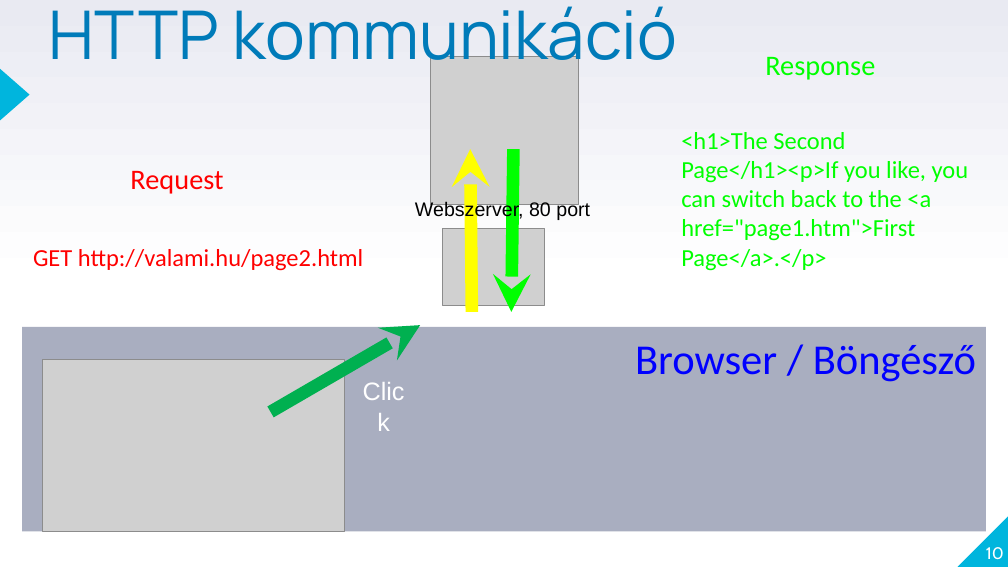
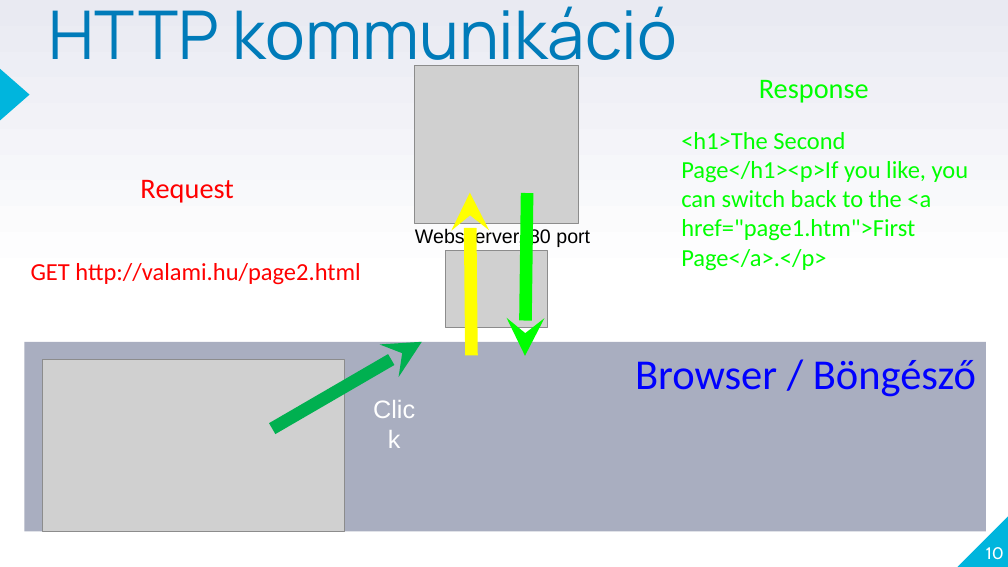
Before and after one commit to laszlofeher/phpalapok, a slide deck: slide 10 of 1Alkalom(6oras)/Php1_bevezeto.pptx. Drawn at 1008x567 pixels with LibreOffice and Linux fonts; fonts in the diff are those of the drawing; grey boxes stand for pictures. Boxes give left, top, right and bottom in pixels: in the first picture for what was removed or moved away, otherwise in the second. Text is boxed around its words. In the diff, an @@ line names an element or a change of style, - is before the commit and + after.

```diff
--- a/1Alkalom(6oras)/Php1_bevezeto.pptx
+++ b/1Alkalom(6oras)/Php1_bevezeto.pptx
@@ picture: place and size @@
-picture at (430,56,579,205)
+picture at (415,66,579,224)
@@ text "Response": place and size @@
-text "Response" at (765,57,875,80)
+text "Response" at (759,80,869,103)
@@ text "Request": place and size @@
-text "Request" at (130,171,223,194)
+text "Request" at (140,179,234,203)
@@ text "Request" at (140,179,234,203): alignment centre to left @@
@@ arrow moved from (470, 149) - (472, 311) to (470, 193) - (472, 356) @@
@@ arrow moved from (511, 311) - (513, 149) to (525, 356) - (527, 194) @@
@@ text "Webszerver, 80 port": place and size @@
-text "Webszerver, 80 port" at (415,200,590,220)
+text "Webszerver, 80 port" at (415,228,590,248)
@@ text "GET http://valami.hu/page2.html": place and size @@
-text "GET http://valami.hu/page2.html" at (33,249,363,271)
+text "GET http://valami.hu/page2.html" at (31,263,360,285)
@@ picture: place and size @@
-picture at (443,228,544,305)
+picture at (446,251,547,329)
@@ rectangle "Browser / Böngésző": place and size @@
-rectangle "Browser / Böngésző" at (22,327,986,531)
+rectangle "Browser / Böngésző" at (24,342,986,531)
@@ arrow moved from (420, 326) - (270, 412) to (421, 342) - (272, 428) @@
@@ text "Click": place and size @@
-text "Click" at (347,371,420,411)
+text "Click" at (358,388,431,428)
```
Also in this commit, not shown: 8 other slides changed.
